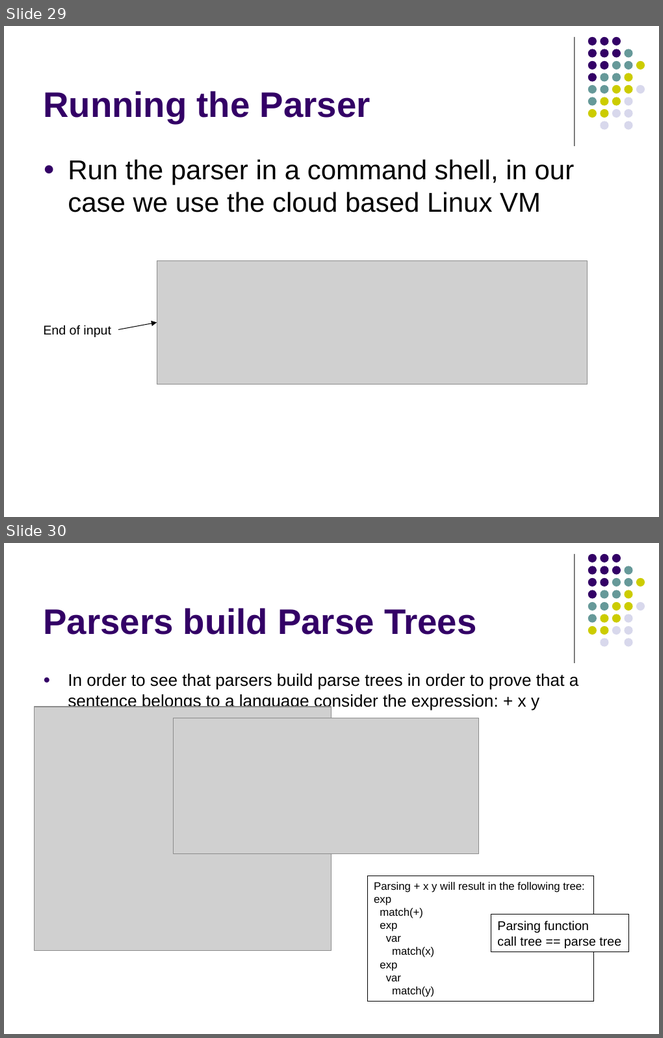
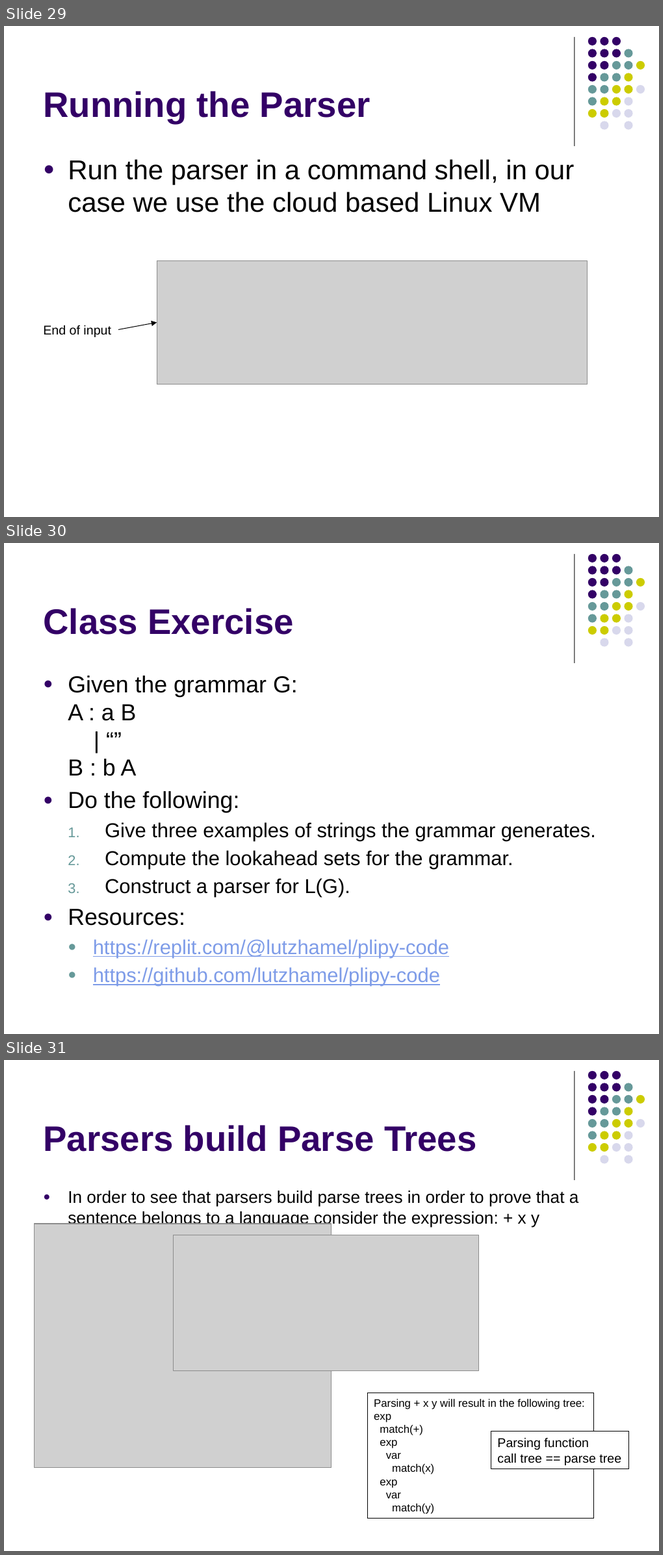
Before and after one commit to lutzhamel/CSC402, a slide deck: notes/csc402-ln002.pptx. Shown one above the other, each under a label of ours: slides 29 and 30 before the commit, slides 29, 30 and 31 after it. The pictures are 663x1038 and 663x1555 pixels, drawn with LibreOffice and Linux fonts; fonts in the diff are those of the drawing; grey boxes stand for pictures. Boxes give left, top, right and bottom in pixels: in the first picture for what was removed or moved away, otherwise in the second. Text is boxed around its words. In the diff, an @@ line names an element or a change of style, - is before the commit and + after.

```diff
--- a/notes/csc402-ln002.pptx
+++ b/notes/csc402-ln002.pptx
@@ slide 30 added at box(4, 543, 659, 1034), background #FFFFFF; not listed: 32 template elements that a slide beside it also shows @@
@@ title added at box(43, 608, 294, 635), 39 pt, text #330066, bold @@
+Class Exercise
@@ text added at box(68, 676, 596, 986), 22.1 pt, text #000000 @@
+● Given the grammar G:
+  A : a B
+  | “”
+  B : b A
+● Do the following:
+  1. Give three examples of strings the grammar generates.
+  2. Compute the lookahead sets for the grammar.
+  3. Construct a parser for L(G).
+● Resources:
+  ● https://replit.com/@lutzhamel/plipy-code
+  ● https://github.com/lutzhamel/plipy-code
@@ what was slide 30 is now slide 31 @@
```
Also in this commit, not shown: 1 other file.
